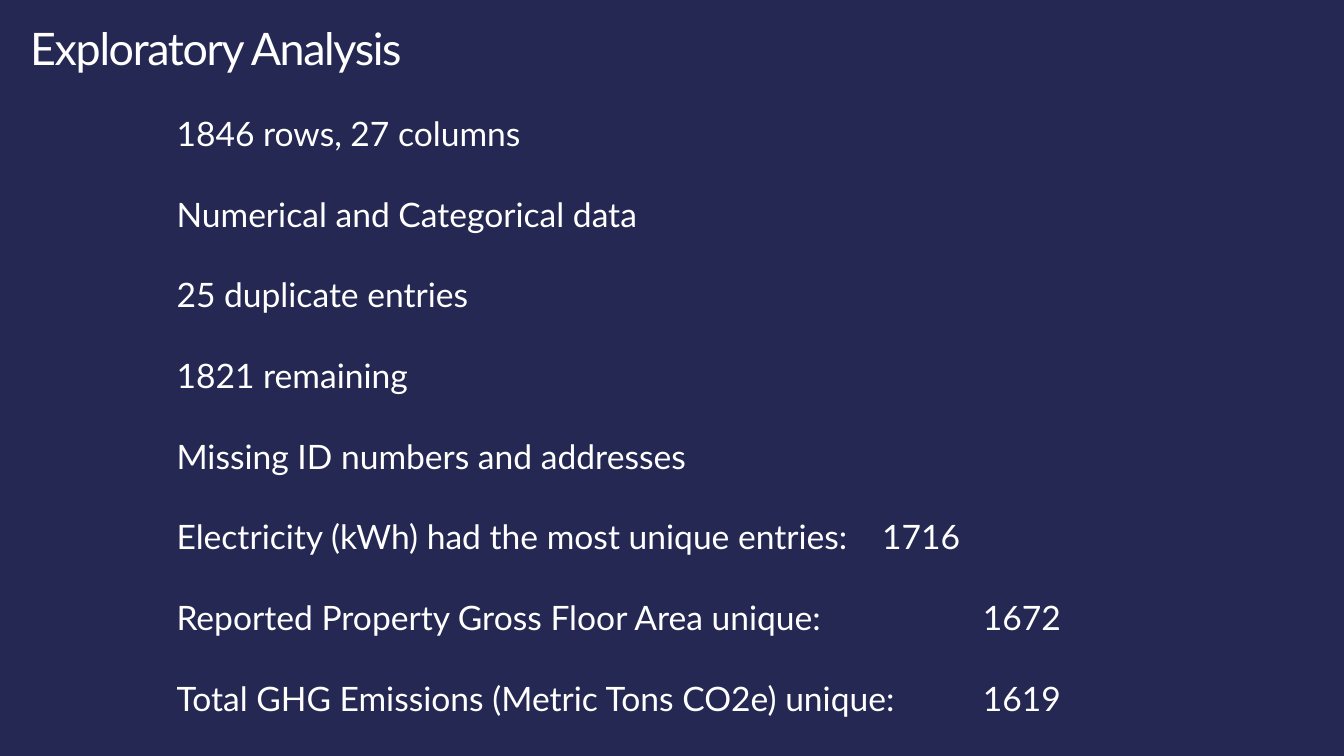
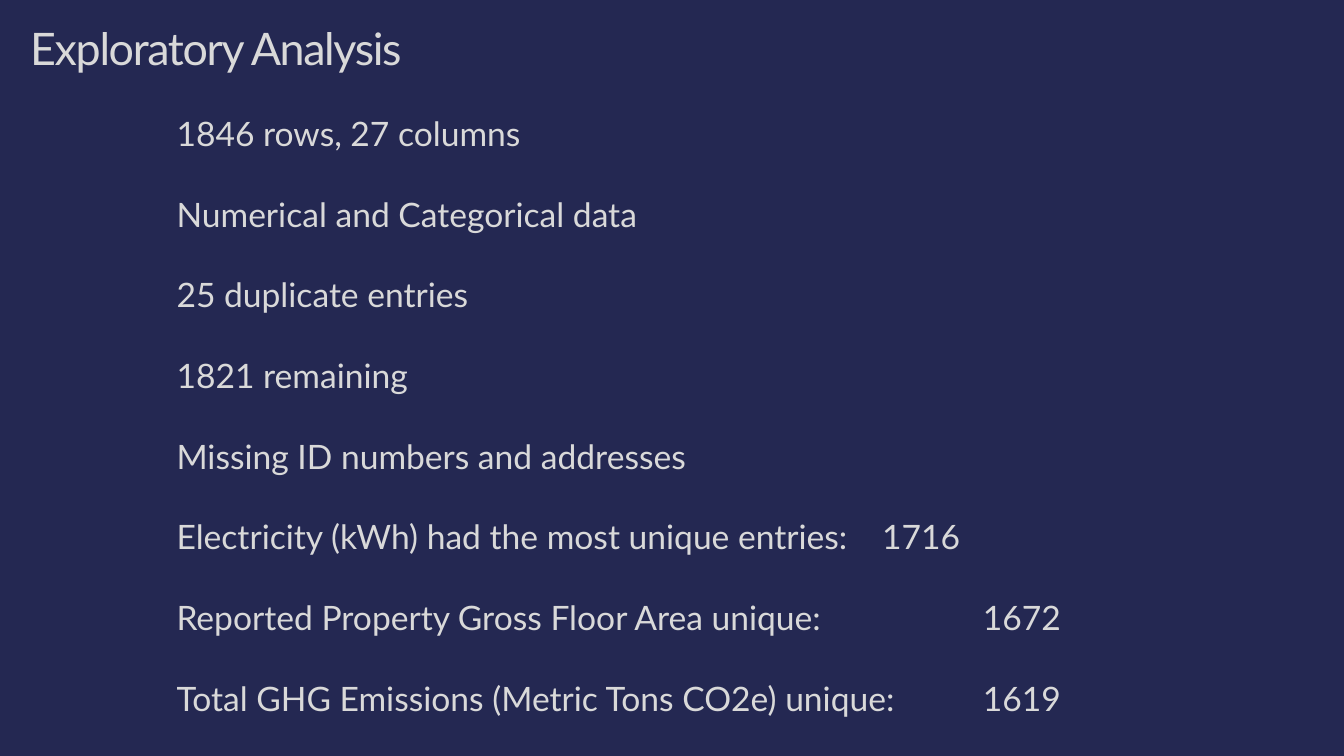
Before and after one commit to Alissa-Ouspen/data110_alissa, a slide deck: slide 4 of project1/Proj1_Present_Energy_Ouspenskaia.pptx. Drawn at 1344x756 pixels with LibreOffice and Linux fonts; fonts in the diff are those of the drawing. Boxes give left, top, right and bottom in pixels: in the first picture for what was removed or moved away, otherwise in the second. Text is boxed around its words. In the diff, an @@ line names an element or a change of style, - is before the commit and + after.

```diff
--- a/project1/Proj1_Present_Energy_Ouspenskaia.pptx
+++ b/project1/Proj1_Present_Energy_Ouspenskaia.pptx
@@ title "Exploratory Analysis" at box(30, 32, 402, 73): text colour #FFFFFF to #D9D9D9 @@
@@ text "1846 rows, 27 columns" at box(177, 121, 1061, 717): text colour #FFFFFF to #D9D9D9 @@
```
Also in this commit, not shown: 7 other slides changed, 11 other files.
